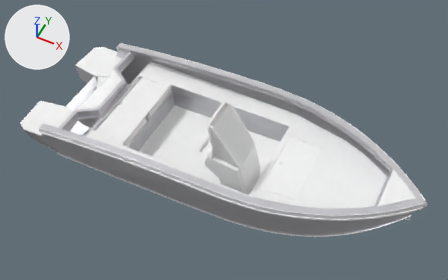
The glTF model models/egoist/first_view.glb: old version first, new version second.
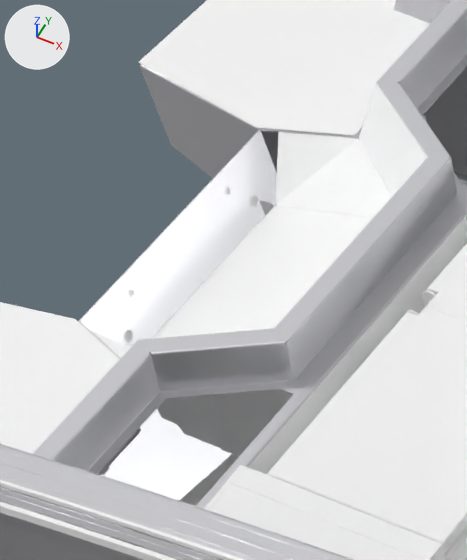
Old and new are each drawn whole from a camera (50 mm lens) standing at (2.11, -4.16, 5.82) and looking at (0.04, -0.03, 0.65) and again close up on the part from 12% to 29% of the width and 20% to 52% of the height. Arrows for +X, +Y and +Z are at upper left; the lights stay in place. The first two pictures are the older version. Where no turn or scale is listed for an object, it has been applied to the vertices.
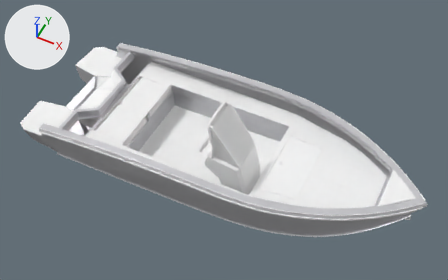
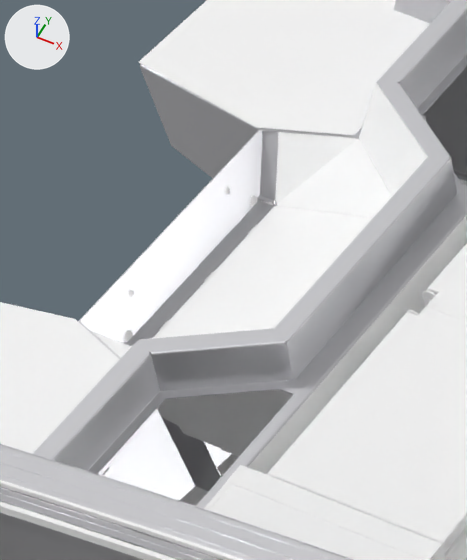
Not visible in the close-ups: '004 Транец:1_t167fill_port'.

What differs and where, as boxes (x1, y1, x2, y2) in the close-ups (467 x 560 px):
```json
{"object": "004 Транец:1_t167fill_foot", "change": "added", "after": [128, 200, 277, 345]}
{"object": "004 Транец:1_t167fill_low_stbd", "change": "added", "after": [162, 418, 221, 492]}
{"object": "004 Транец:1_t167fill_wall_port", "change": "added", "after": [258, 131, 279, 206]}
{"object": "004 Транец:1_t167fill_stbd", "change": "added", "after": [98, 428, 141, 475], "on screen": "mostly hidden"}
```

Scene script edits in JSON lines:
```json
{"op": "add", "block": "me_mesh_189", "code": ["me_mesh_189 = bpy.data.meshes.new('Mesh_189')", "me_mesh_189.from_pydata(...)  # 192 vertices, 380 faces; spans x 0.029..0.073, y -0.548..-0.085, z 0.365..0.367", "me_mesh_189.materials.append(mat_hull_shell)  # white #e1e1e5"]}
{"op": "add", "block": "me_mesh_187", "code": ["me_mesh_187 = bpy.data.meshes.new('Mesh_187')", "me_mesh_187.from_pydata(...)  # 384 vertices, 764 faces; spans x 0.073..0.212, y -0.546..-0.544, z 0.0..0.189", "me_mesh_187.materials.append(mat_hull_shell)  # white #e1e1e5"]}
{"op": "add", "block": "me_mesh_186", "code": ["me_mesh_186 = bpy.data.meshes.new('Mesh_186')", "me_mesh_186.from_pydata(...)  # 252 vertices, 500 faces; spans x 0.0..0.072, y -0.0894..0.0, z 0.3588..0.4828", "me_mesh_186.materials.append(mat_hull_shell)  # white #e1e1e5"]}
{"op": "add", "block": "me_mesh_184", "code": ["me_mesh_184 = bpy.data.meshes.new('Mesh_184')", "me_mesh_184.from_pydata(...)  # 156 vertices, 234 faces; spans x 0.0..0.075, y -0.236..0.0, z 0.0..0.293", "me_mesh_184.materials.append(mat_hull_shell)  # white #e1e1e5"]}
{"op": "add", "block": "me_mesh_183", "code": ["me_mesh_183 = bpy.data.meshes.new('Mesh_183')", "me_mesh_183.from_pydata(...)  # 156 vertices, 234 faces; spans x 0.0..0.075, y -1.04..-0.804, z 0.0..0.293", "me_mesh_183.materials.append(mat_hull_shell)  # white #e1e1e5"]}
{"op": "add", "block": "ob_004_транец_1_t167fill_foot", "code": ["ob_004_транец_1_t167fill_foot = bpy.data.objects.new('004 Транец:1_t167fill_foot', me_mesh_189)", "ob_004_транец_1_t167fill_foot.location = (-1.941, 0.316, 0.051)"]}
{"op": "add", "block": "ob_004_транец_1_t167fill_low_stbd", "code": ["ob_004_транец_1_t167fill_low_stbd = bpy.data.objects.new('004 Транец:1_t167fill_low_stbd', me_mesh_187)", "ob_004_транец_1_t167fill_low_stbd.location = (-1.941, 0.316, 0.051)"]}
{"op": "add", "block": "ob_004_транец_1_t167fill_wall_port", "code": ["ob_004_транец_1_t167fill_wall_port = bpy.data.objects.new('004 Транец:1_t167fill_wall_port', me_mesh_186)", "ob_004_транец_1_t167fill_wall_port.location = (-1.941, 0.316, 0.051)"]}
{"op": "add", "block": "ob_004_транец_1_t167fill_port", "code": ["ob_004_транец_1_t167fill_port = bpy.data.objects.new('004 Транец:1_t167fill_port', me_mesh_184)", "ob_004_транец_1_t167fill_port.location = (-1.942, 0.52, 0.242)"]}
{"op": "add", "block": "ob_004_транец_1_t167fill_stbd", "code": ["ob_004_транец_1_t167fill_stbd = bpy.data.objects.new('004 Транец:1_t167fill_stbd', me_mesh_183)", "ob_004_транец_1_t167fill_stbd.location = (-1.942, 0.52, 0.242)"]}
```
